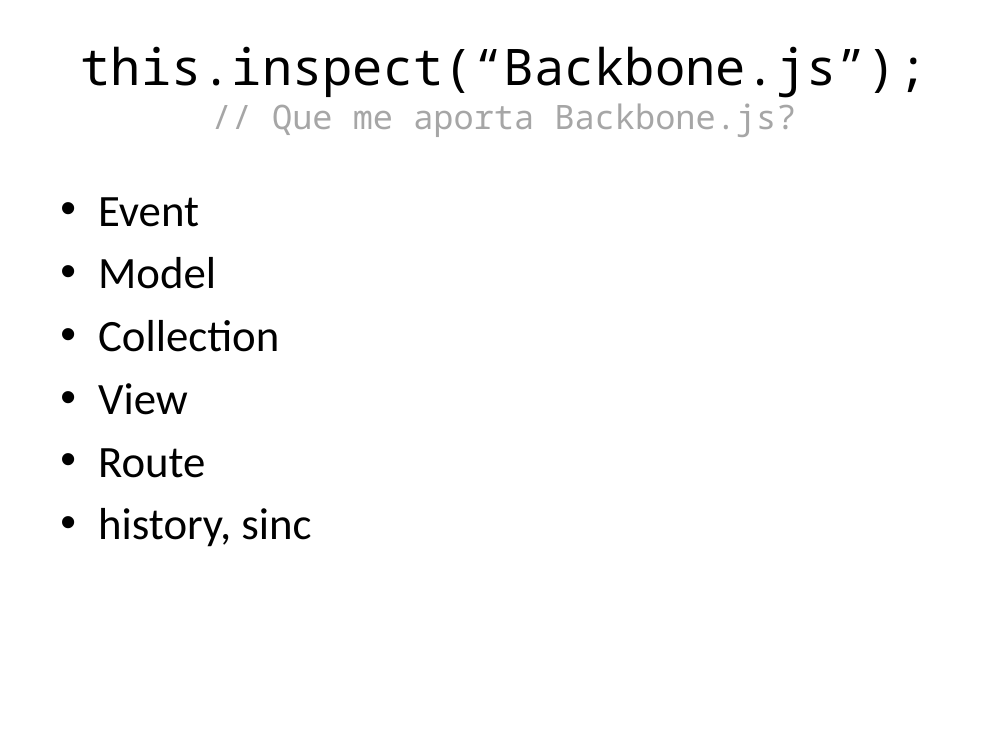
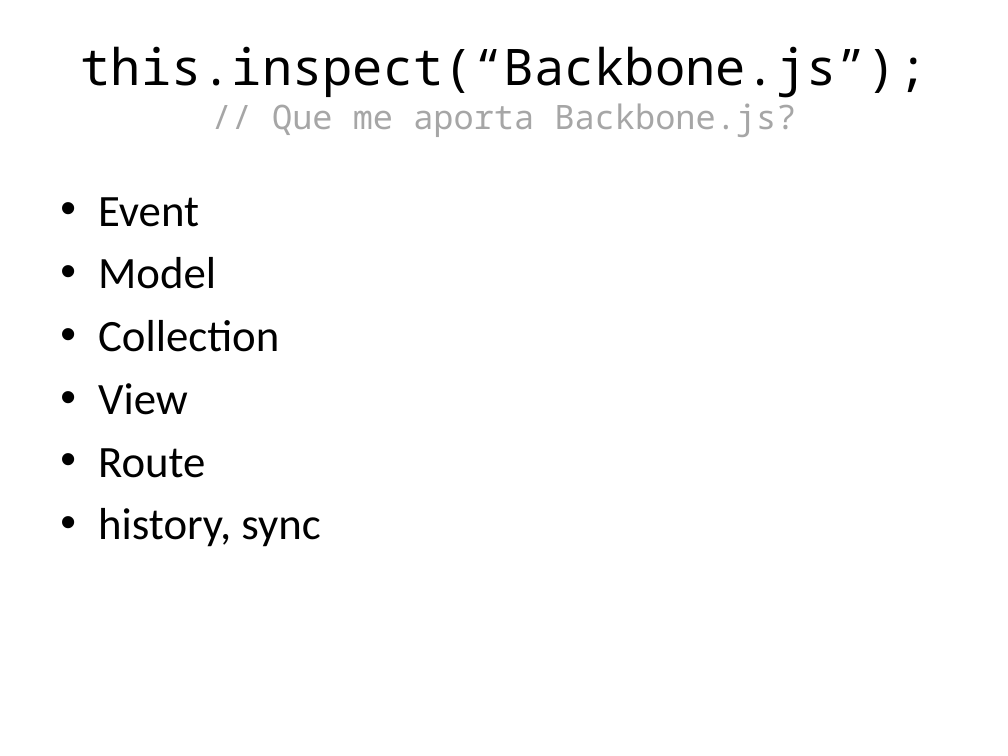
Before and after one commit to eruizdechavez/taller-backbone, a slide deck: slide 8 of introduction/Backbone.pptx. Drawn at 1008x756 pixels with LibreOffice and Linux fonts; fonts in the diff are those of the drawing; background and template pictures are left out. Boxes give left, top, right and bottom in pixels: in the first picture for what was removed or moved away, otherwise in the second. Text is boxed around its words. In the diff, an @@ line names an element or a change of style, - is before the commit and + after.

```diff
--- a/introduction/Backbone.pptx
+++ b/introduction/Backbone.pptx
@@ text at (98, 508, 320, 547): text changed @@
-• history, sinc
+• history, sync
```
Also in this commit, not shown: 3 other slides changed, 3 other files.
